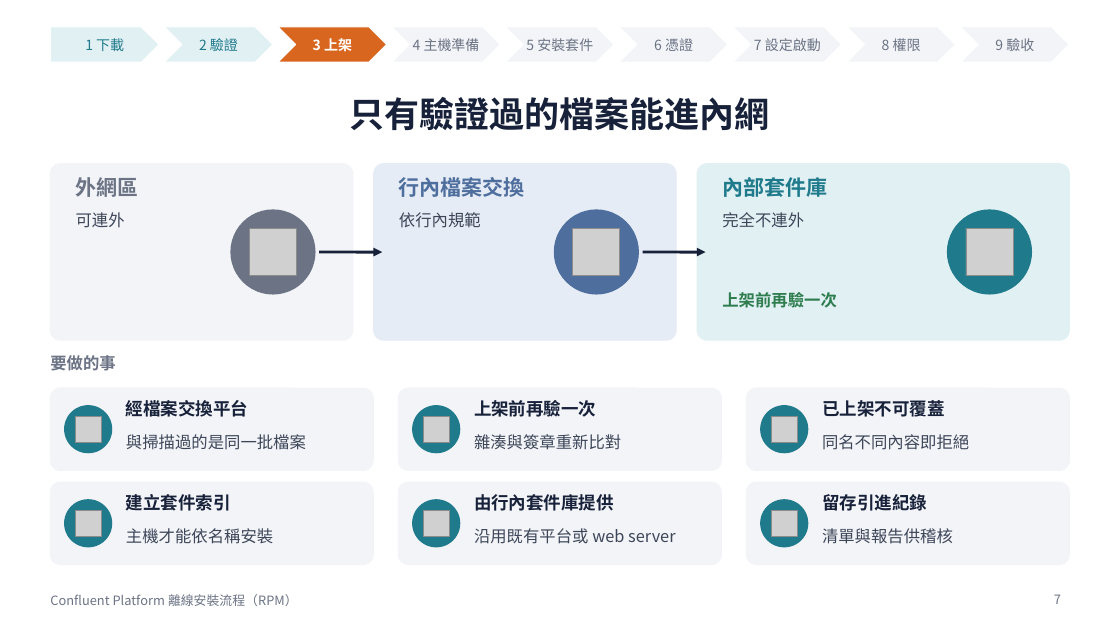
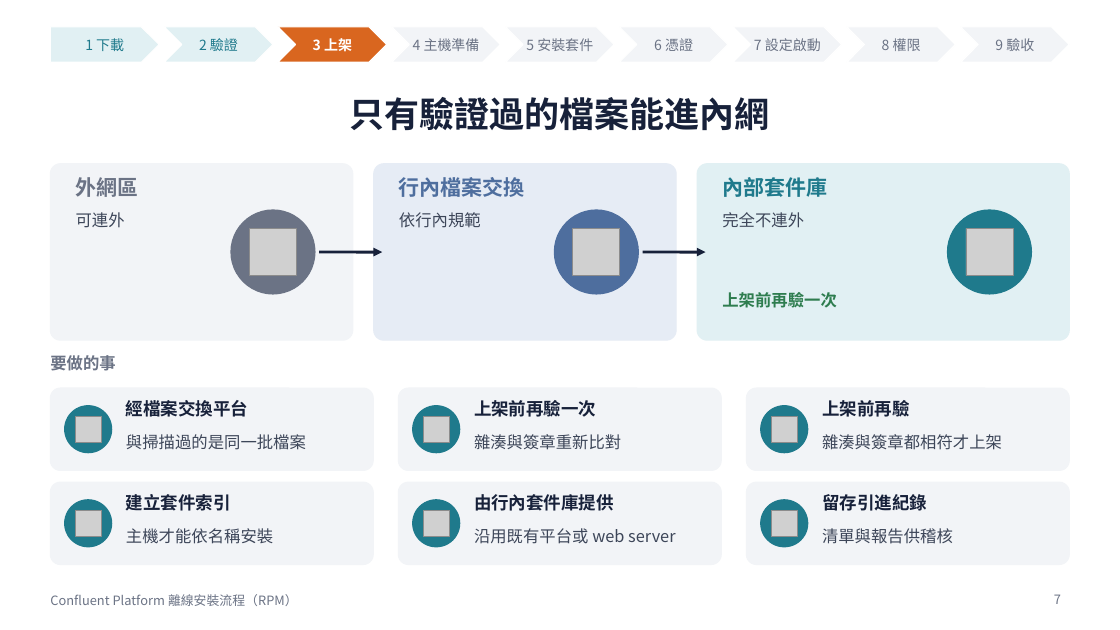
Before and after one commit to zxc81906119/kafka_install_ops, a slide deck: slide 7 of docs/Confluent-RPM安裝流程.pptx. Drawn at 1120x630 pixels with LibreOffice and Linux fonts; fonts in the diff are those of the drawing; grey boxes stand for pictures. Boxes give left, top, right and bottom in pixels: in the first picture for what was removed or moved away, otherwise in the second. Text is boxed around its words. In the diff, an @@ line names an element or a change of style, - is before the commit and + after.

```diff
--- a/docs/Confluent-RPM安裝流程.pptx
+++ b/docs/Confluent-RPM安裝流程.pptx
@@ text at [822,400,909,417]: text changed @@
-已上架不可覆蓋
+上架前再驗
@@ text at [822,434,1002,450]: text changed @@
-同名不同內容即拒絕
+雜湊與簽章都相符才上架
```
Also in this commit, not shown: 4 other slides changed, 49 other files.
